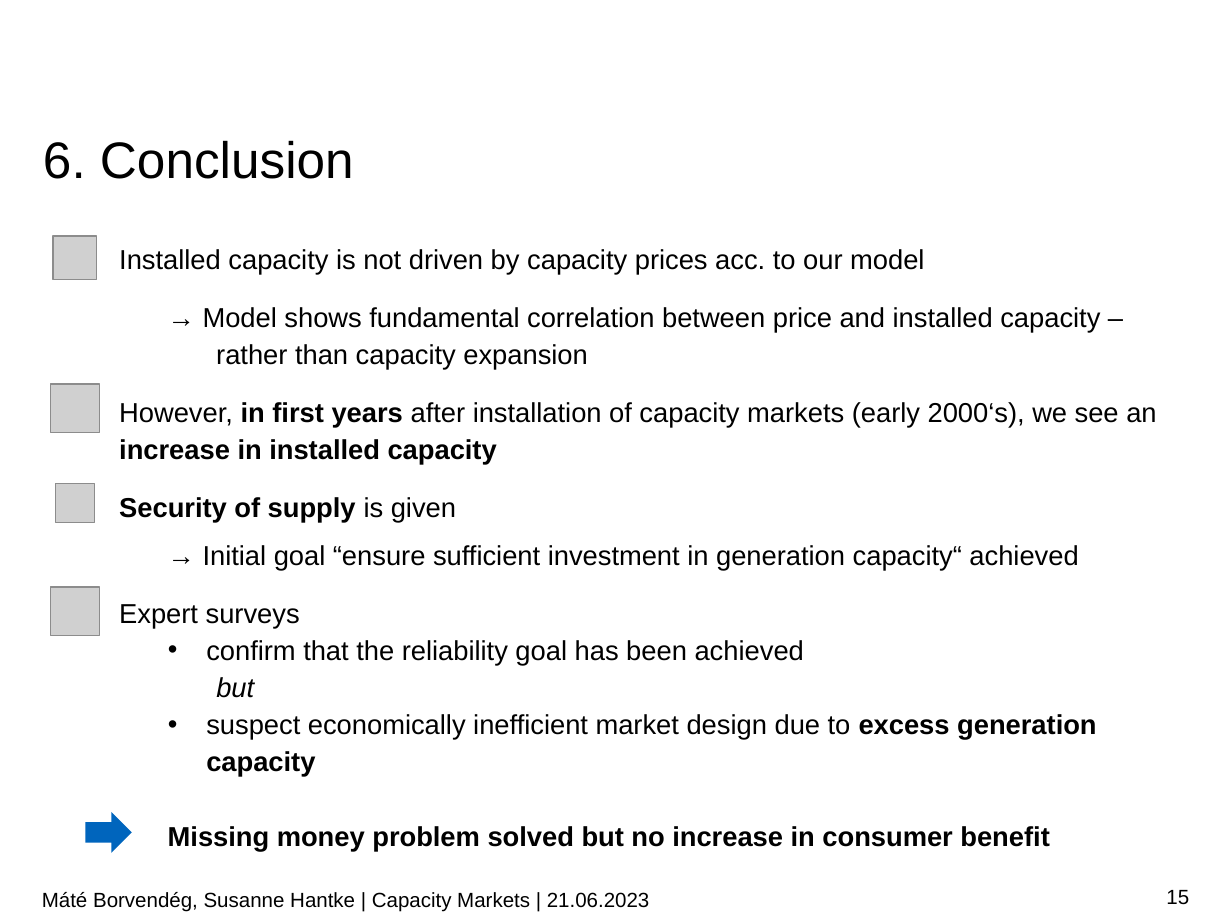
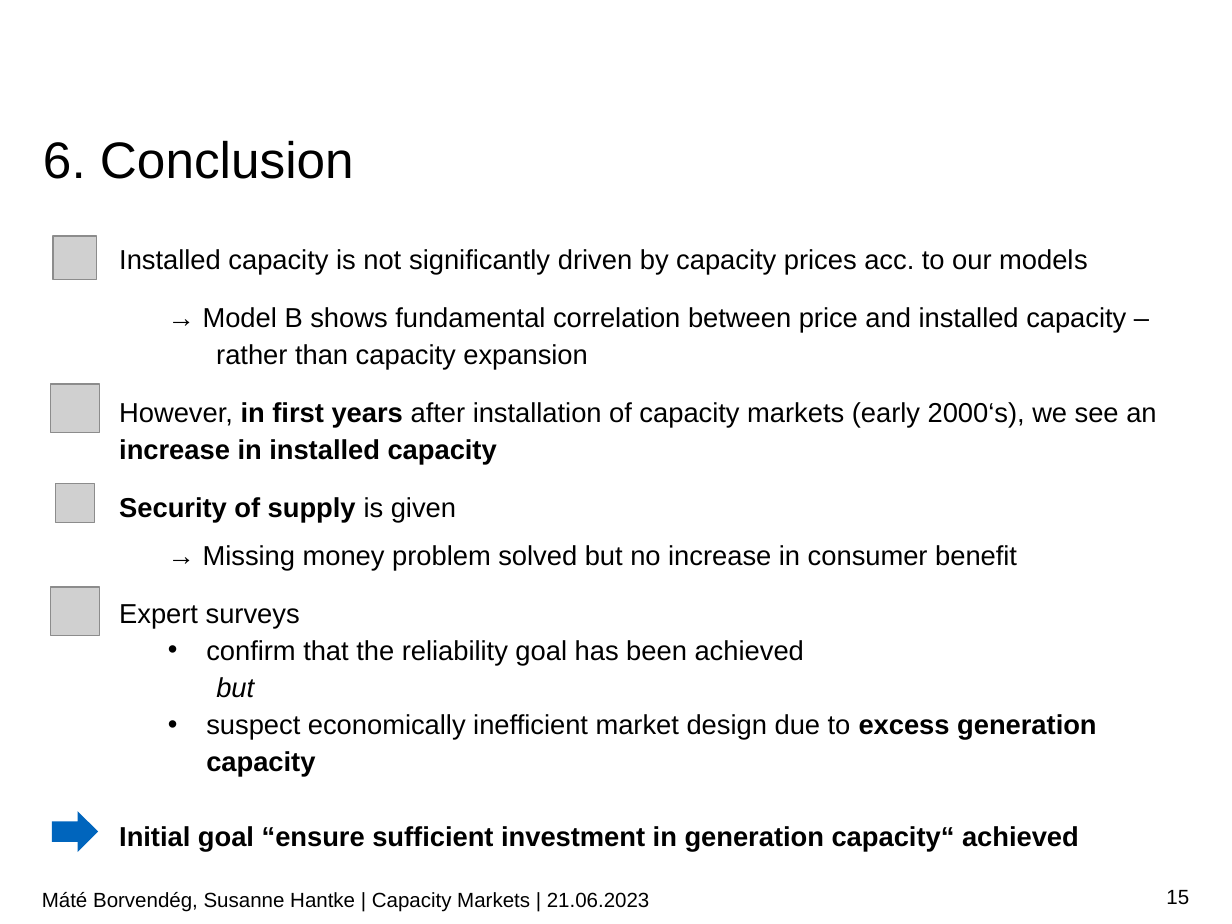
Before and after one commit to borvendegmate/tum_power_system_economics, a slide deck: slide 15 of Final_Presentation_Borvendeg_Hantke.pptx. Drawn at 1232x924 pixels with LibreOffice and Linux fonts; fonts in the diff are those of the drawing; grey boxes stand for pictures; background and template pictures are left out. Boxes give left, top, right and bottom in pixels: in the first picture for what was removed or moved away, otherwise in the second. Text is boxed around its words. In the diff, an @@ line names an element or a change of style, - is before the commit and + after.

Commit message:
finished presentation

```diff
--- a/Final_Presentation_Borvendeg_Hantke.pptx
+++ b/Final_Presentation_Borvendeg_Hantke.pptx
@@ text at box(119, 249, 1126, 370): text changed @@
-Installed capacity is not driven by capacity prices acc. to our model
-→ Model shows fundamental correlation between price and installed capacity –
-rather than capacity expansion
+Installed capacity is not significantly driven by capacity prices acc. to our models
+→ Model B shows fundamental correlation between price and installed capacity –
+rather than capacity expansion
@@ text at box(203, 545, 1017, 571): text changed @@
-→ Initial goal “ensure sufficient investment in generation capacity“ achieved
+→ Missing money problem solved but no increase in consumer benefit
@@ right arrow: place and size @@
-right arrow at box(85, 812, 132, 853)
+right arrow at box(52, 811, 99, 851)
@@ text at box(119, 826, 1079, 851): text changed @@
-Missing money problem solved but no increase in consumer benefit
+Initial goal “ensure sufficient investment in generation capacity“ achieved
```
Also in this commit, not shown: 7 other slides changed.
